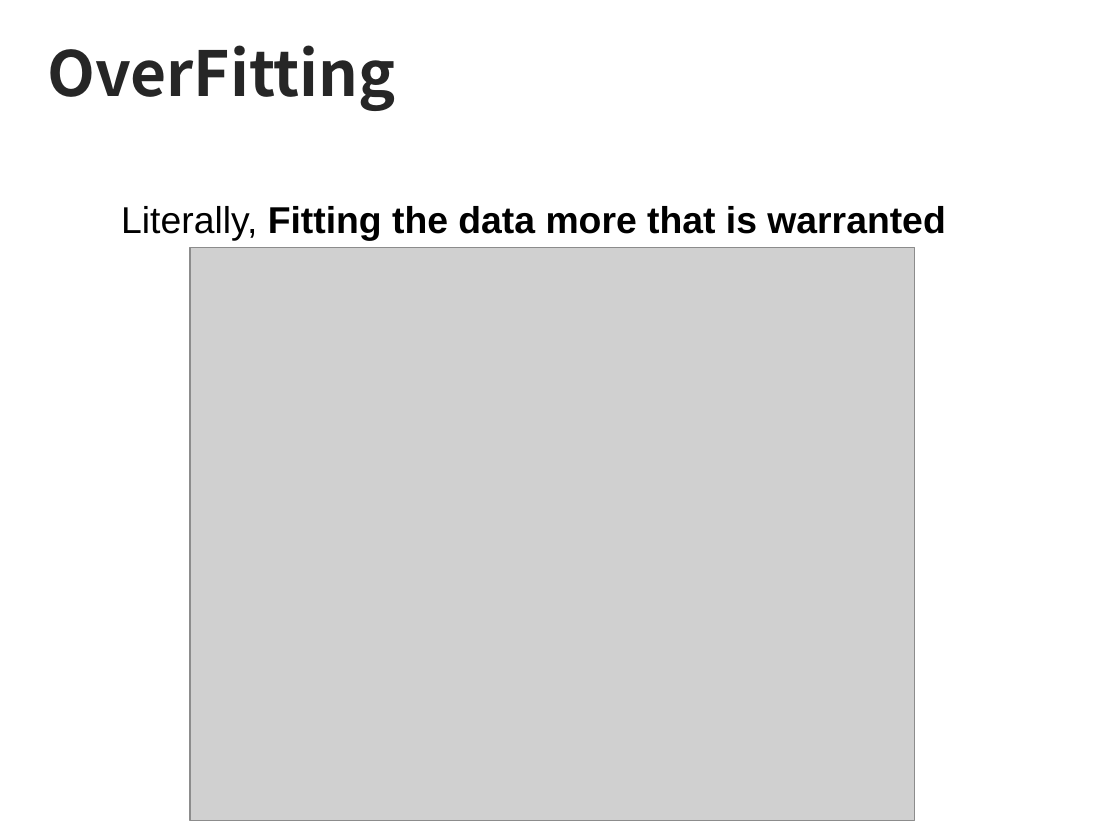
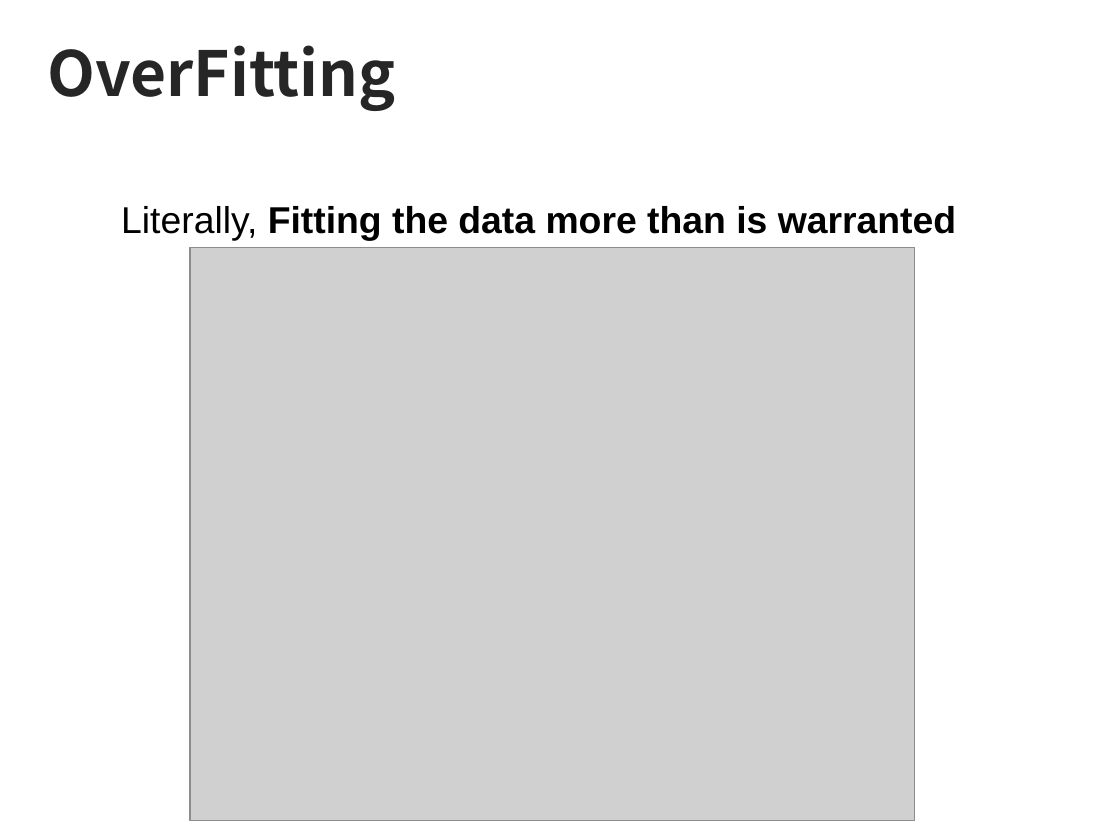
Before and after one commit to sjchoi86/dl_tutorials, a slide deck: slide 5 of presentations/Week2-1f Regulaziation.pptx. Drawn at 1120x840 pixels with LibreOffice and Linux fonts; fonts in the diff are those of the drawing; grey boxes stand for pictures. Boxes give left, top, right and bottom in pixels: in the first picture for what was removed or moved away, otherwise in the second. Text is boxed around its words. In the diff, an @@ line names an element or a change of style, - is before the commit and + after.

```diff
--- a/presentations/Week2-1f Regulaziation.pptx
+++ b/presentations/Week2-1f Regulaziation.pptx
@@ text at (121,206,956,241): text changed @@
-Literally, Fitting the data more that is warranted
+Literally, Fitting the data more than is warranted
```
Also in this commit, not shown: 5 other slides changed, 1 slide added, 1 slide removed.
